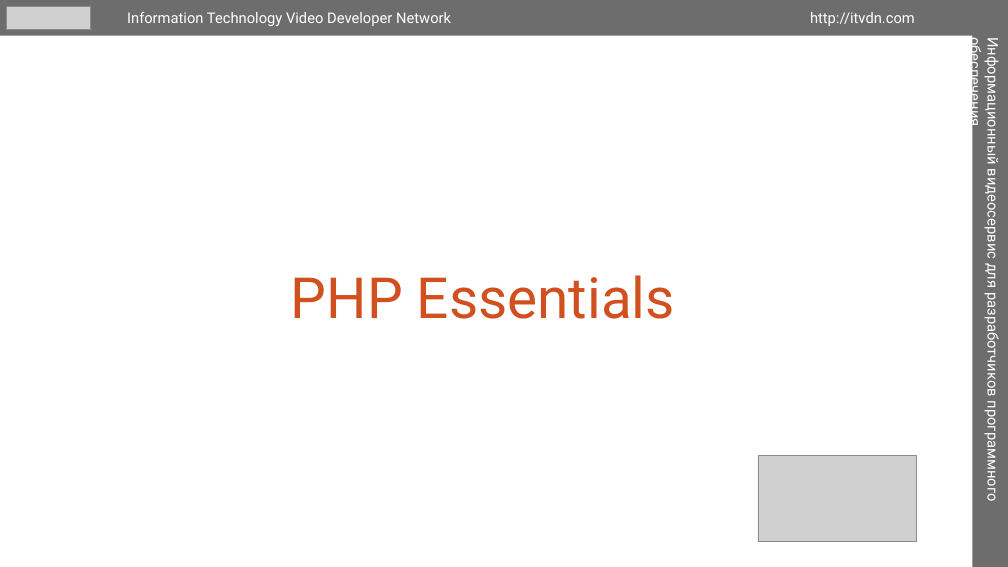
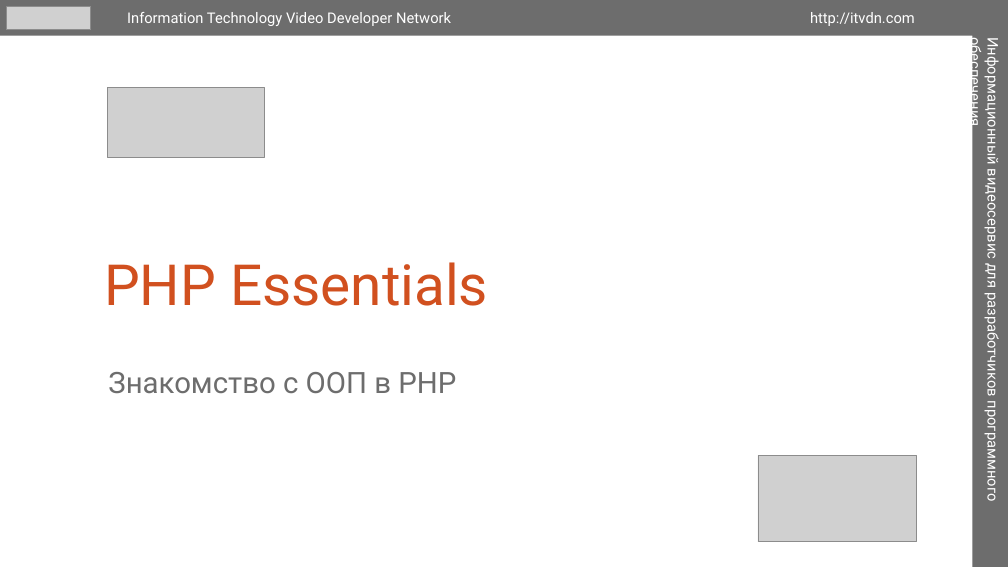
Before and after one commit to dozer111/itvdn, a slide deck: slide 1 of PHP Essentials/002_Контекст вызова. Константы. Статика в PHP ООП/002_Контекст вызова. Константы. Статика в PHP ООП (Презентация).pptx. Drawn at 1008x567 pixels with LibreOffice and Linux fonts; fonts in the diff are those of the drawing; grey boxes stand for pictures. Boxes give left, top, right and bottom in pixels: in the first picture for what was removed or moved away, otherwise in the second. Text is boxed around its words. In the diff, an @@ line names an element or a change of style, - is before the commit and + after.

```diff
--- a/PHP Essentials/002_Контекст вызова. Константы. Статика в PHP ООП/002_Контекст вызова. Константы. Статика в PHP ООП (Презентация).pptx
+++ b/PHP Essentials/002_Контекст вызова. Константы. Статика в PHP ООП/002_Контекст вызова. Константы. Статика в PHP ООП (Презентация).pptx
@@ picture added at bbox=[107, 88, 265, 157] @@
@@ text "PHP Essentials": place and size @@
-text "PHP Essentials" at bbox=[291, 275, 675, 319]
+text "PHP Essentials" at bbox=[104, 262, 488, 306]
@@ text "PHP Essentials" at bbox=[104, 262, 488, 306]: alignment centre to left @@
@@ text added at bbox=[108, 372, 456, 393], 28 pt, text #6D6D6D @@
+Знакомство с ООП в PHP
```
Also in this commit, not shown: 11 other slides changed, 2 slides added, 14 other files.
